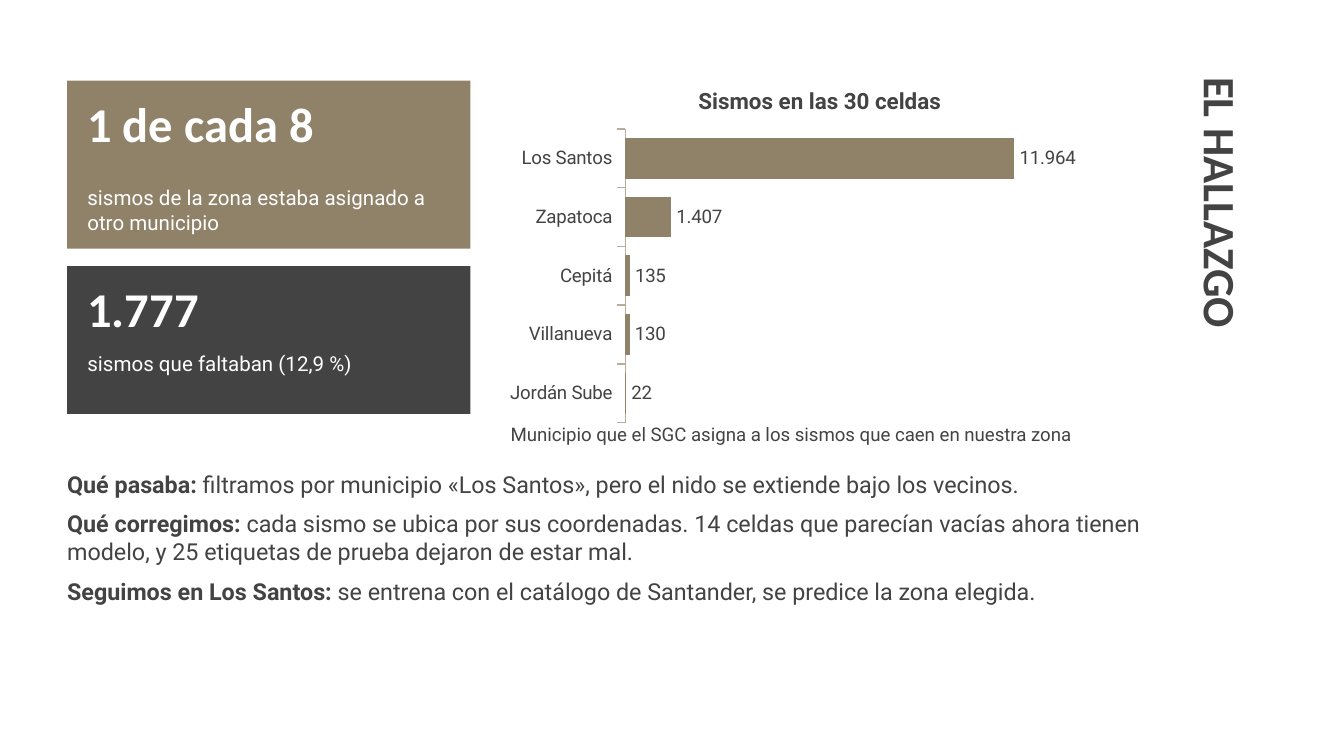
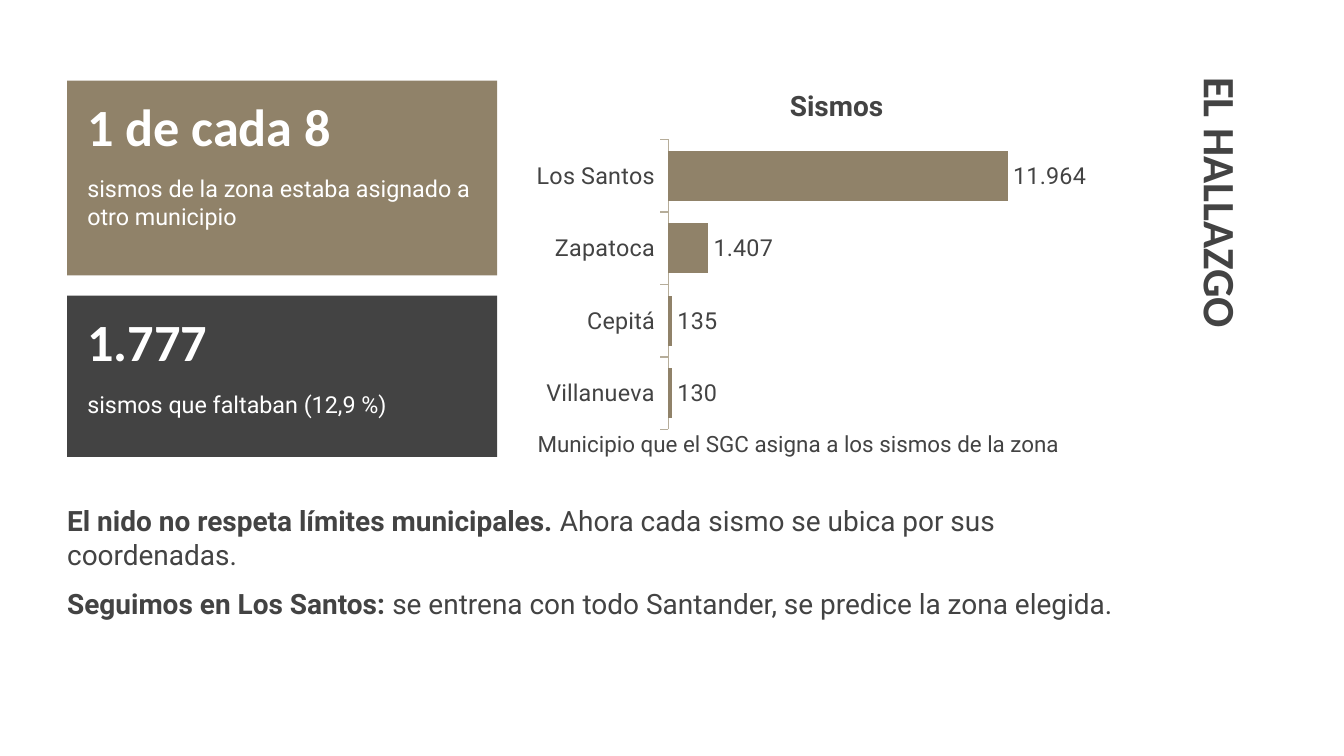
Before and after one commit to Project-UNAB/Centinelas-de-Santander, a slide deck: slide 6 of docs/Centinelas_de_Santander_Sustentacion.pptx. Drawn at 1344x756 pixels with LibreOffice and Linux fonts; fonts in the diff are those of the drawing. Boxes give left, top, right and bottom in pixels: in the first picture for what was removed or moved away, otherwise in the second. Text is boxed around its words. In the diff, an @@ line names an element or a change of style, - is before the commit and + after.

Commit message:
Letra más grande en la aplicación, tablero de «Los modelos» y presentación
- frontend: la letra de toda la aplicación sube un punto y el panel lateral se ensancha
- frontend: la sección «Los modelos» es ahora un tablero que cabe en una pantalla, sin
  desplazarse: cifras arriba y tres cuadros (comparación, variables, aciertos y fallos)
- docs: presentación con letra más grande y menos texto por diapositiva

```diff
--- a/docs/Centinelas_de_Santander_Sustentacion.pptx
+++ b/docs/Centinelas_de_Santander_Sustentacion.pptx
@@ rectangle: place and size @@
-rectangle at bbox=[67, 81, 470, 249]
+rectangle at bbox=[67, 81, 497, 276]
@@ bar chart at bbox=[524, 67, 1149, 437] @@
@@ title "Sismos en las 30 celdas" to "Sismos" @@
-categories: Los Santos, Zapatoca, Cepitá, Villanueva, Jordán Sube
+categories: Los Santos, Zapatoca, Cepitá, Villanueva
-Sismos en las 30 celdas: 100, 12, 1, 1, 0
+Sismos: 100, 12, 1, 1
@@ data labels of Sismos added @@
@@ value axis changed @@
@@ lettering changed @@
@@ bar chart: place and size @@
-bar chart at bbox=[497, 67, 1142, 430]
+bar chart at bbox=[524, 67, 1149, 437]
@@ text "1 de cada 8" at bbox=[87, 109, 331, 147]: size 26 to 28 pt @@
@@ text "sismos de la zona estaba ...": place and size @@
-text "sismos de la zona estaba ..." at bbox=[87, 189, 425, 234]
+text "sismos de la zona estaba ..." at bbox=[87, 179, 470, 230]
@@ text "sismos de la zona estaba ..." at bbox=[87, 179, 470, 230]: size 11 to 12.5 pt @@
@@ rectangle: place and size @@
-rectangle at bbox=[67, 266, 470, 414]
+rectangle at bbox=[67, 296, 497, 457]
@@ text "1.777" at bbox=[87, 327, 207, 362]: size 26 to 28 pt @@
@@ text "1.777": place and size @@
-text "1.777" at bbox=[87, 295, 198, 328]
+text "1.777" at bbox=[87, 327, 207, 362]
@@ text "sismos que faltaban (12,9 %)" at bbox=[87, 394, 356, 418]: size 11 to 12.5 pt @@
@@ text "sismos que faltaban (12,9 %)": place and size @@
-text "sismos que faltaban (12,9 %)" at bbox=[87, 355, 324, 376]
+text "sismos que faltaban (12,9 %)" at bbox=[87, 394, 356, 418]
@@ text at bbox=[538, 435, 1058, 457]: text changed; size 10 to 12 pt @@
-Municipio que el SGC asigna a los sismos que caen en nuestra zona
+Municipio que el SGC asigna a los sismos de la zona
@@ text at bbox=[67, 510, 1112, 620]: text changed; size 12.5 to 15 pt @@
-Qué pasaba: filtramos por municipio «Los Santos», pero el nido se extiende bajo los vecinos.
-Qué corregimos: cada sismo se ubica por sus coordenadas. 14 celdas que parecían vacías ahora tienen modelo, y 25 etiquetas de prueba dejaron de estar mal.
-Seguimos en Los Santos: se entrena con el catálogo de Santander, se predice la zona elegida.
+El nido no respeta límites municipales. Ahora cada sismo se ubica por sus coordenadas.
+Seguimos en Los Santos: se entrena con todo Santander, se predice la zona elegida.
```
Also in this commit, not shown: 13 other slides changed, 2 slides added, 1 slide removed, 2 other files.
